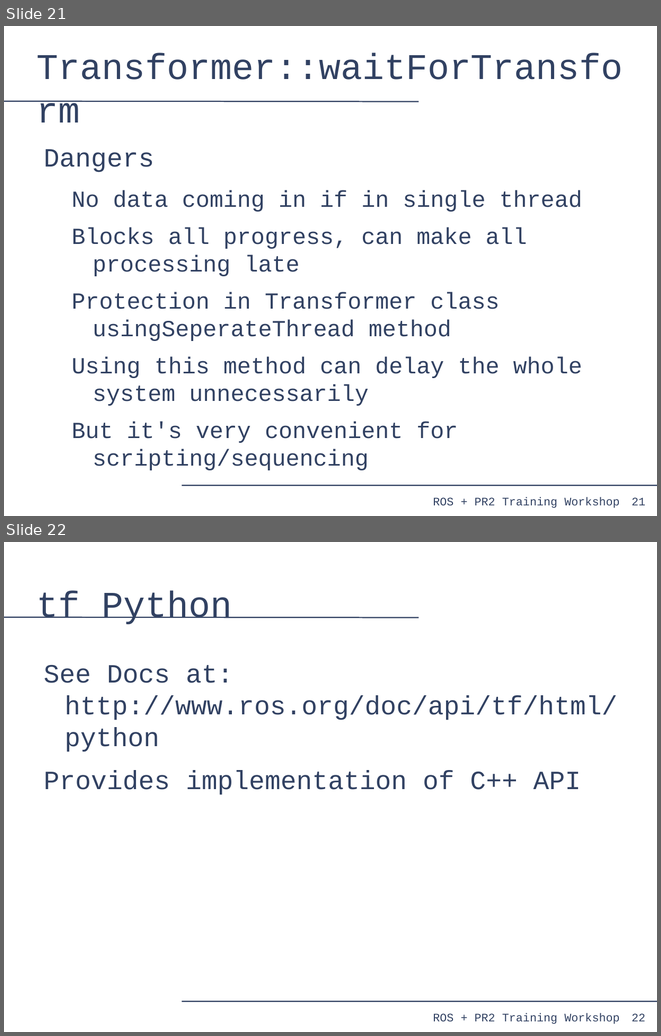
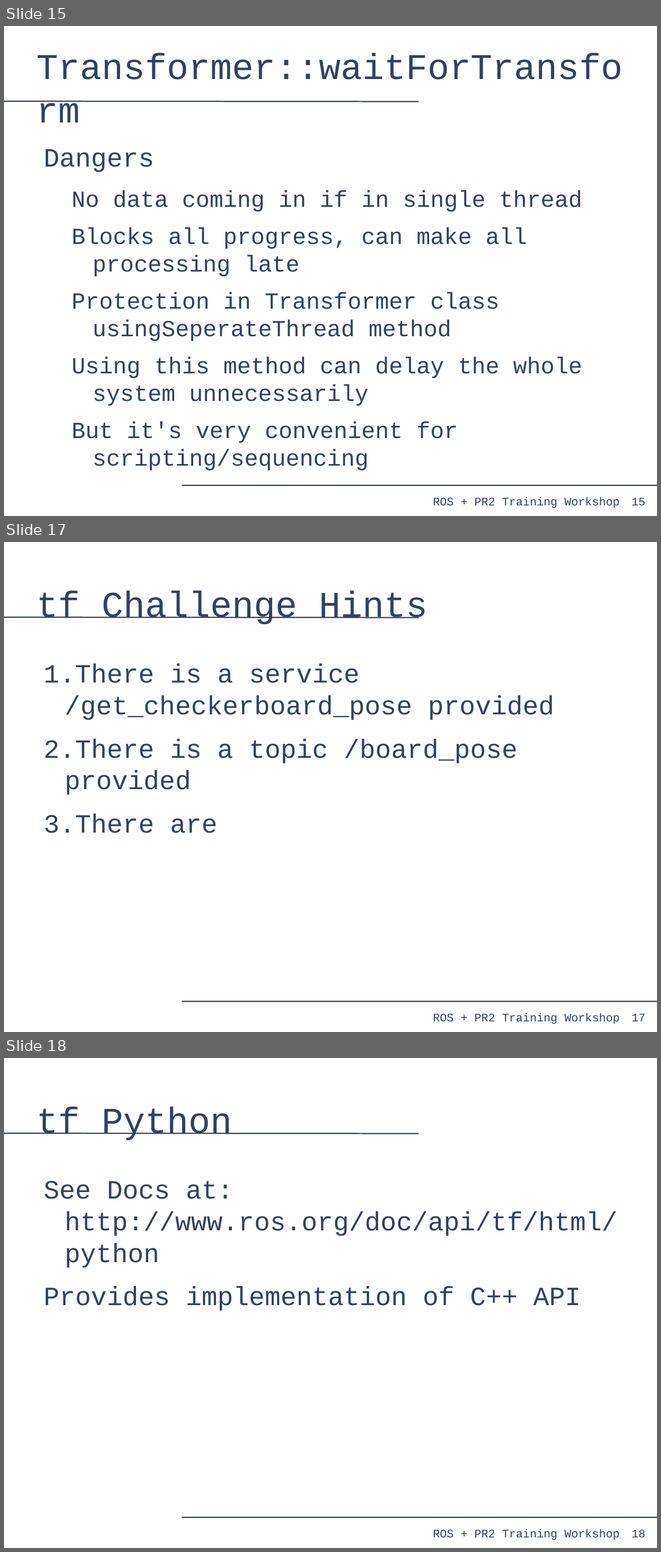
Before and after one commit to PR2/pr2_docs, a slide deck: pr2_training_workshop/tf/tf_training.odp. Shown one above the other, each under a label of ours: slides 21 and 22 before the commit, slides 15, 17 and 18 after it; the slides between them are not shown. The pictures are 661x1036 and 661x1552 pixels, drawn with LibreOffice and Linux fonts; fonts in the diff are those of the drawing. Boxes give left, top, right and bottom in pixels: in the first picture for what was removed or moved away, otherwise in the second. Text is boxed around its words. In the diff, an @@ line names an element or a change of style, - is before the commit and + after.

```diff
--- a/pr2_training_workshop/tf/tf_training.odp
+++ b/pr2_training_workshop/tf/tf_training.odp
@@ slide 17 added at bbox=[4, 542, 657, 1032], background #FFFFFF; not listed: 4 template elements that a slide beside it also shows @@
@@ title added at bbox=[37, 590, 427, 624], 44 pt, text #314162 @@
+tf Challenge Hints
@@ text added at bbox=[44, 664, 554, 833], 32 pt, text #314162 @@
+1. There is a service /get_checkerboard_pose provided
+2. There is a topic /board_pose provided
+3. There are
@@ what was slide 21 is now slide 15 @@
@@ page number at bbox=[632, 497, 645, 505]: text changed @@
-21
+15
@@ what was slide 22 is now slide 18 @@
@@ page number at bbox=[632, 1529, 645, 1538]: text changed @@
-22
+18
```
Also in this commit, not shown: 1 slide changed, 5 other slides added.
